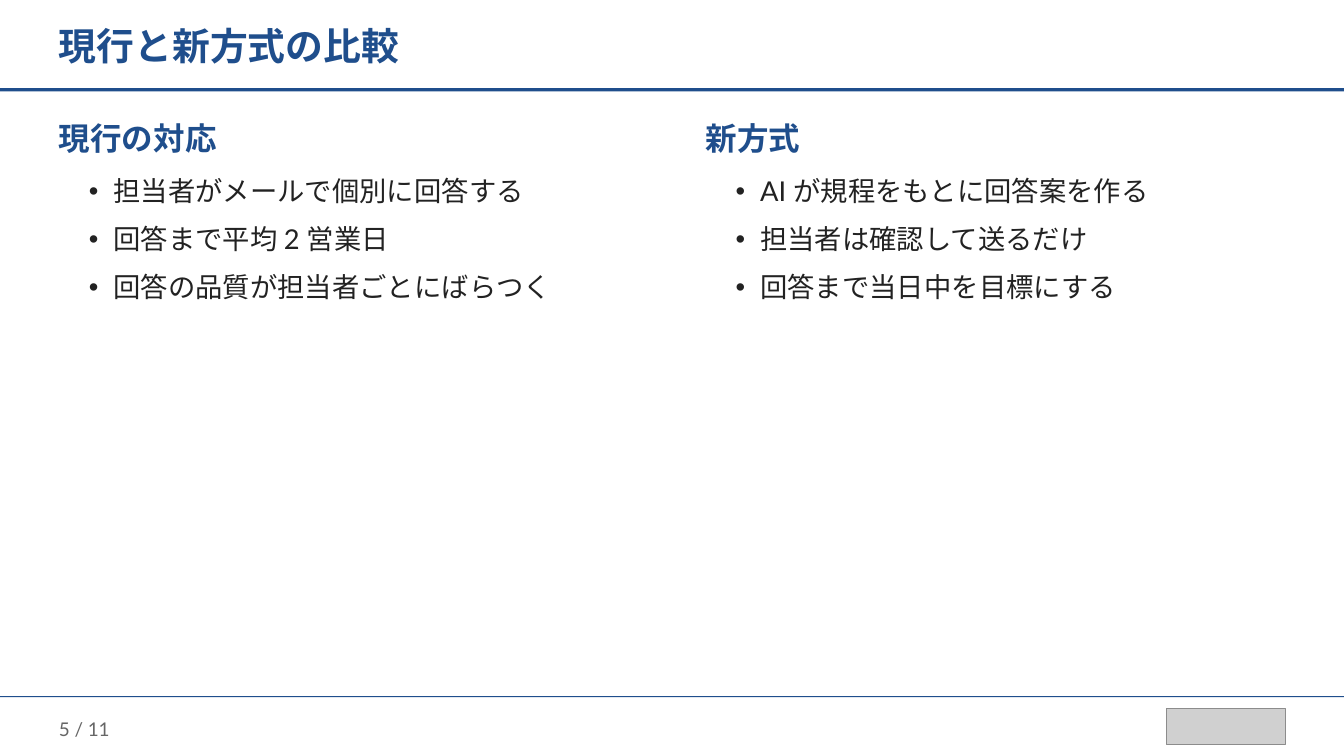
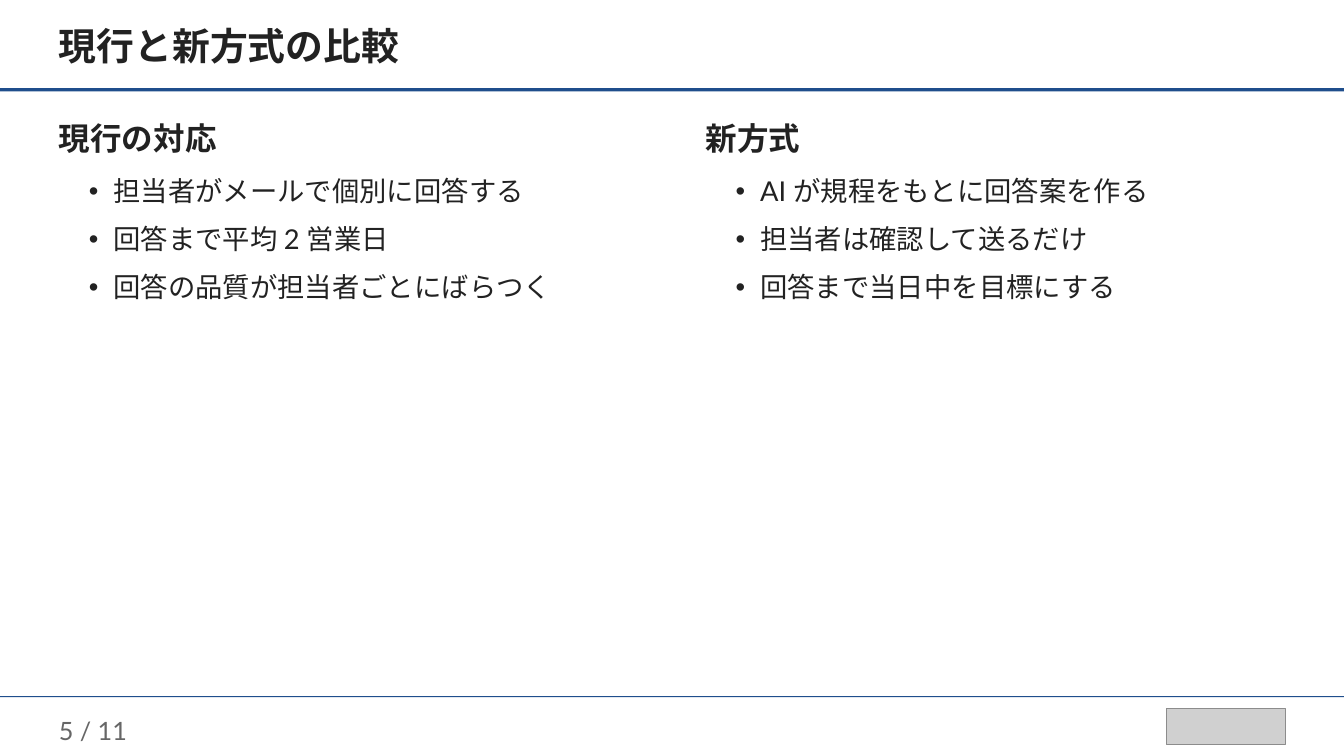
Before and after one commit to takuya109048/llm-assist-kit, a slide deck: slide 5 of examples/marp-slides-example.pptx. Drawn at 1344x756 pixels with LibreOffice and Linux fonts; fonts in the diff are those of the drawing; grey boxes stand for pictures. Boxes give left, top, right and bottom in pixels: in the first picture for what was removed or moved away, otherwise in the second. Text is boxed around its words. In the diff, an @@ line names an element or a change of style, - is before the commit and + after.

```diff
--- a/examples/marp-slides-example.pptx
+++ b/examples/marp-slides-example.pptx
@@ text "現行と新方式の比較" at bbox=[59, 27, 399, 64]: text colour #1F4E8C to #222222 @@
@@ text at bbox=[59, 123, 217, 153]: text colour #1F4E8C to #222222 in "現行の対応" @@
@@ text at bbox=[706, 123, 801, 153]: text colour #1F4E8C to #222222 in "新方式" @@
@@ page number at bbox=[59, 722, 127, 740]: size 13.5 to 18 pt; line spacing 20.2pt to 27pt @@
```
Also in this commit, not shown: 9 other slides changed, 3 other files.
